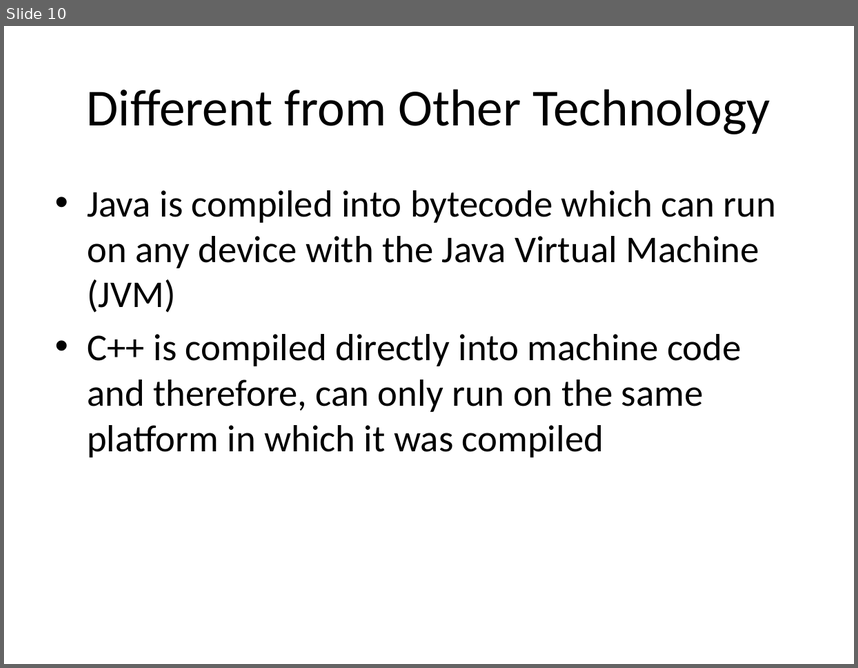
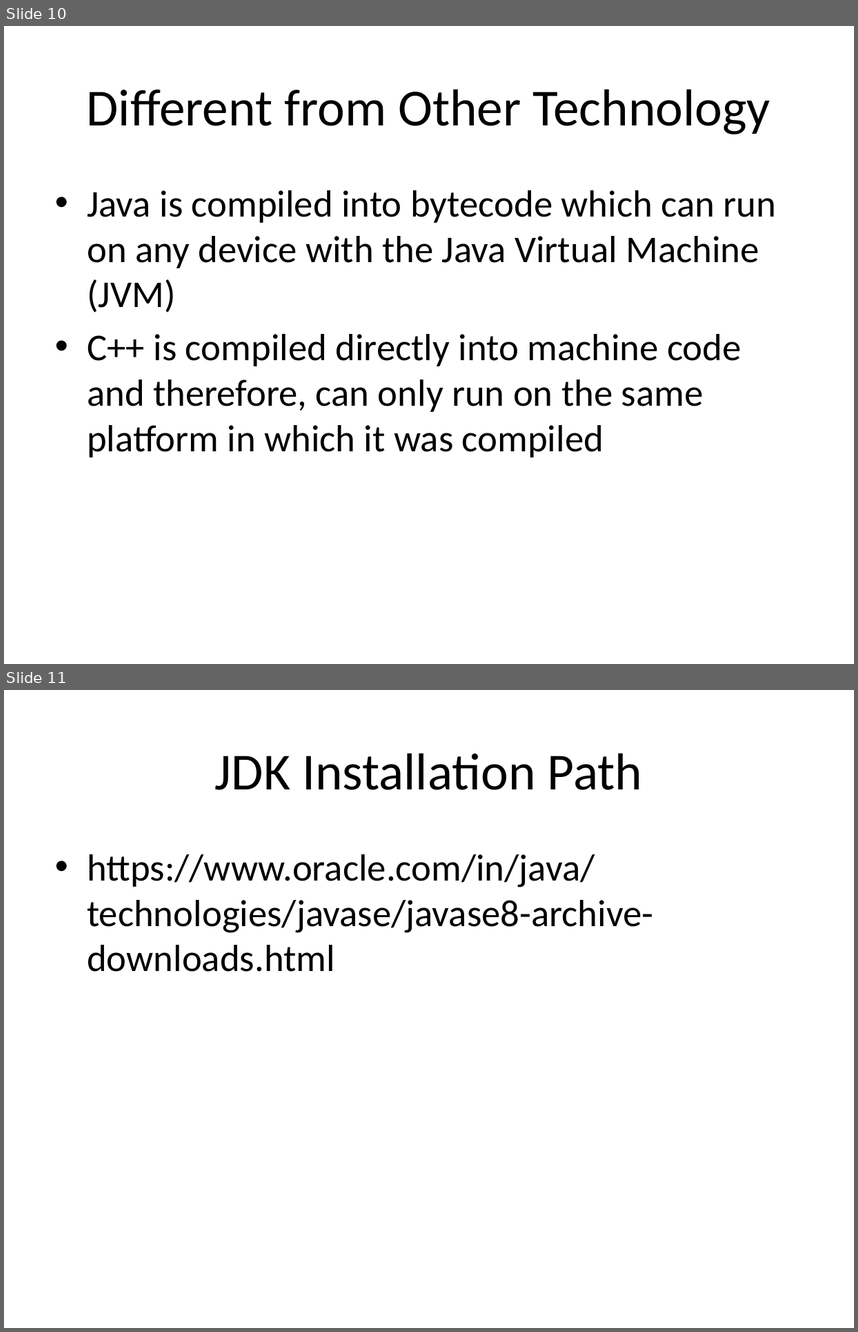
Before and after one commit to Venkivalient/JavaCourse, a slide deck: Java Course.pptx. Shown one above the other, each under a label of ours: slide 10 before the commit, slides 10 and 11 after it. The pictures are 858x668 and 858x1332 pixels, drawn with LibreOffice and Linux fonts; fonts in the diff are those of the drawing. Boxes give left, top, right and bottom in pixels: in the first picture for what was removed or moved away, otherwise in the second. Text is boxed around its words. In the diff, an @@ line names an element or a change of style, - is before the commit and + after.

Commit message:
Added new files to PPt

```diff
--- a/Java Course.pptx
+++ b/Java Course.pptx
@@ slide 11 added at (4, 690, 854, 1328), background #FFFFFF @@
@@ title added at (215, 753, 642, 790), 44 pt, text #000000 @@
+JDK Installation Path
@@ text added at (87, 854, 653, 972), 32 pt, text #000000 @@
+• https://www.oracle.com/in/java/technologies/javase/javase8-archive-downloads.html
```
Also in this commit, not shown: 5 other slides added.
